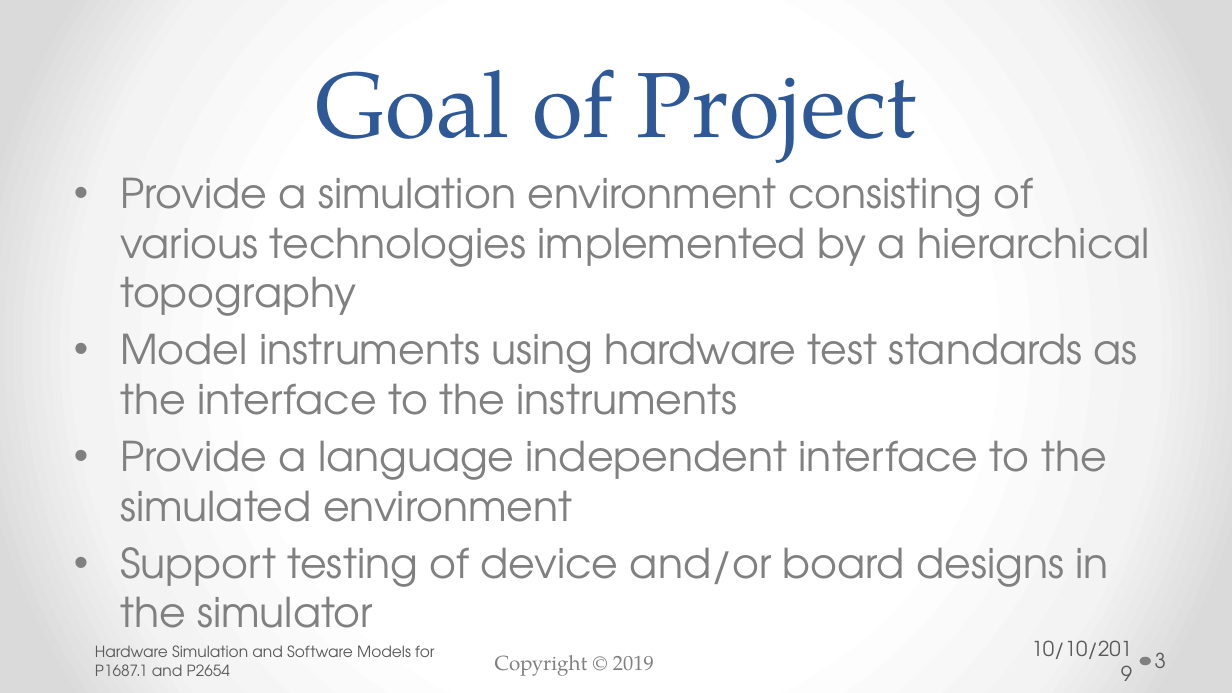
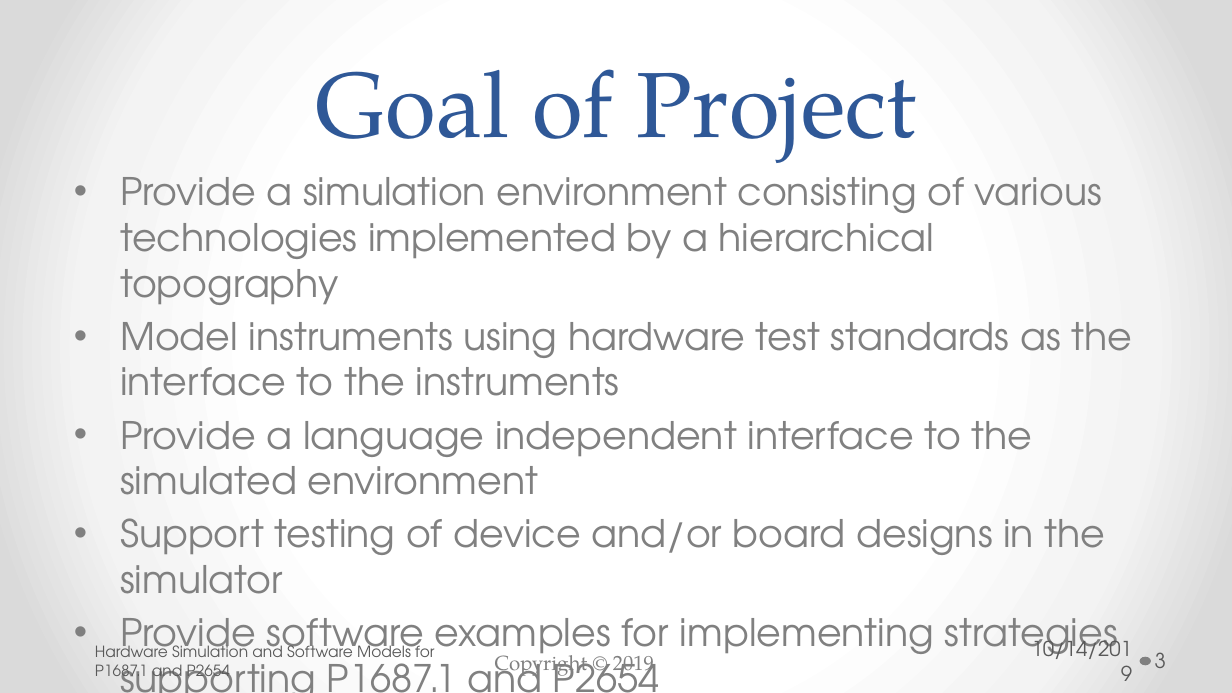
Before and after one commit to bradfordvt/P2654Simulations, a slide deck: slide 3 of docs/HLD.pptx. Drawn at 1232x693 pixels with LibreOffice and Linux fonts; fonts in the diff are those of the drawing; background and template pictures are left out. Boxes give left, top, right and bottom in pixels: in the first picture for what was removed or moved away, otherwise in the second. Text is boxed around its words. In the diff, an @@ line names an element or a change of style, - is before the commit and + after.

```diff
--- a/docs/HLD.pptx
+++ b/docs/HLD.pptx
@@ text at (120, 177, 1132, 594): size 24 to 22.2 pt in "Provide a simulation environment consisting of various ...", "Model instruments using hardware test standards as ...", "Provide a language independent interface to the ...", "Support testing of device and/or board designs ..." @@
@@ text at (120, 618, 1118, 693): paragraph added @@
+• Provide software examples for implementing strategies supporting P1687.1 and P2654
@@ text at (613, 635, 1133, 678): text changed @@
-10/10/2019
+10/14/2019
```
Also in this commit, not shown: 61 other slides changed.
